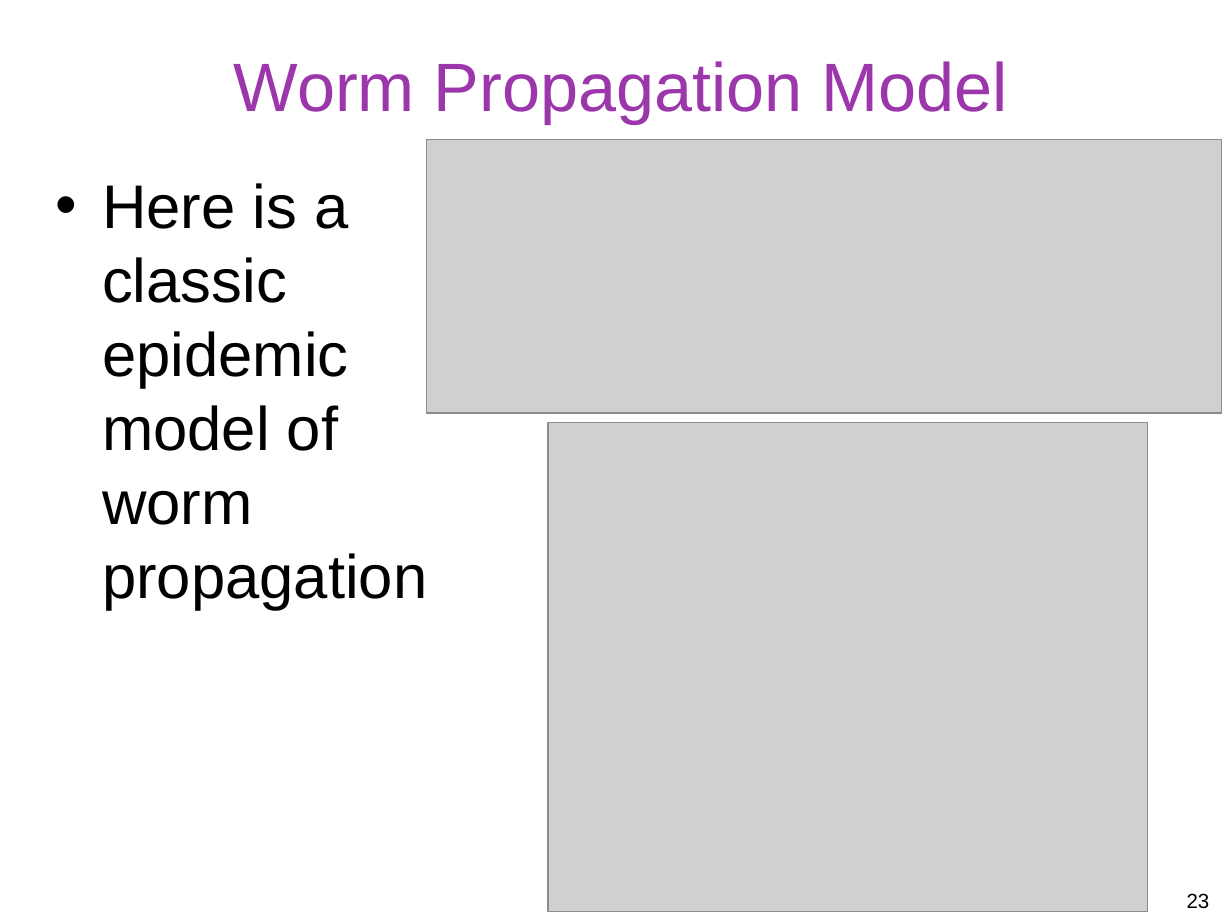
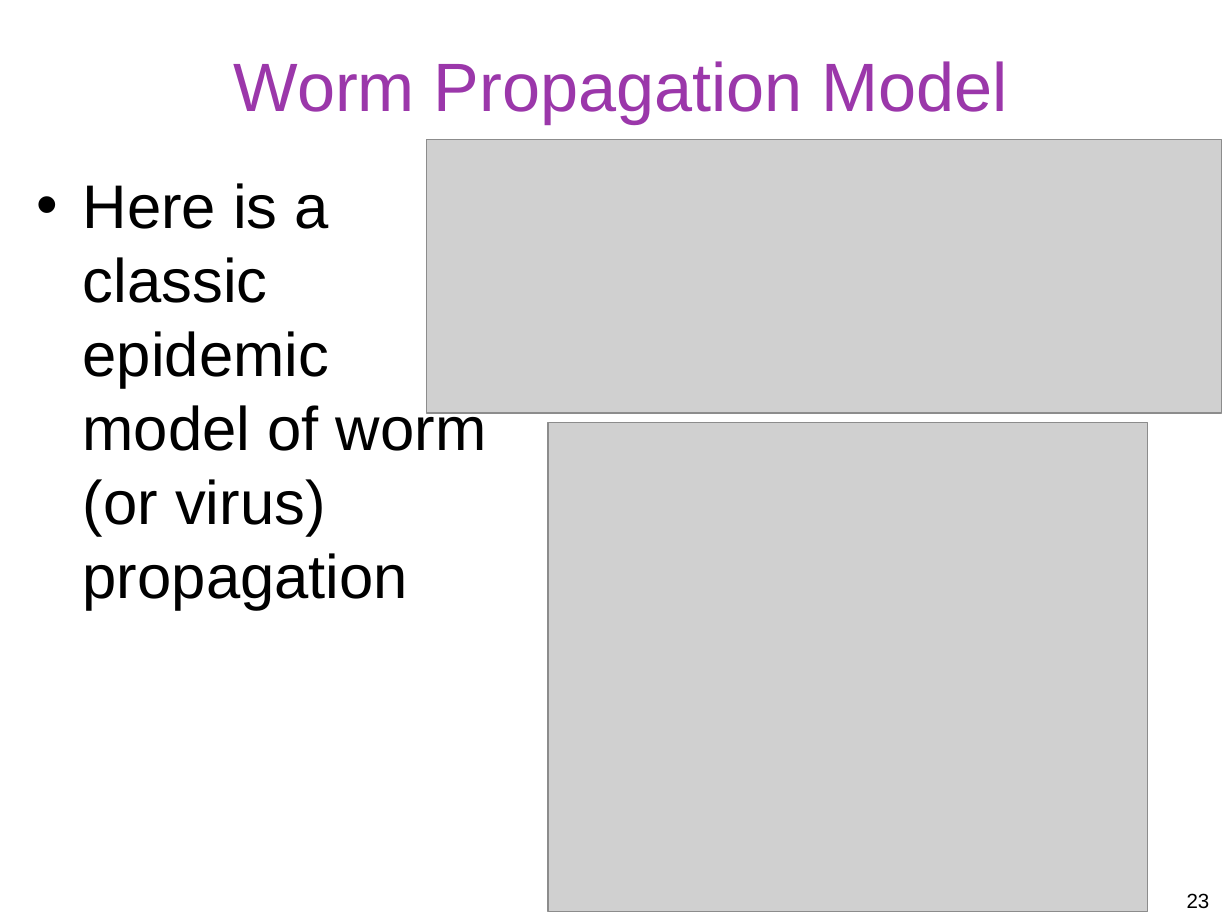
Before and after one commit to gulaoshi/gu.github.io, a slide deck: slide 23 of InfoSec/PPTs/L7-CH06-Malicious Software.pptx. Drawn at 1232x924 pixels with LibreOffice and Linux fonts; fonts in the diff are those of the drawing; grey boxes stand for pictures. Boxes give left, top, right and bottom in pixels: in the first picture for what was removed or moved away, otherwise in the second. Text is boxed around its words. In the diff, an @@ line names an element or a change of style, - is before the commit and + after.

```diff
--- a/InfoSec/PPTs/L7-CH06-Malicious Software.pptx
+++ b/InfoSec/PPTs/L7-CH06-Malicious Software.pptx
@@ text at box(83, 183, 487, 610): text changed @@
-• Here is a classic epidemic model of worm propagation
+• Here is a classic epidemic model of worm (or virus) propagation
```
Also in this commit, not shown: 4 other slides changed, 1 other file.
